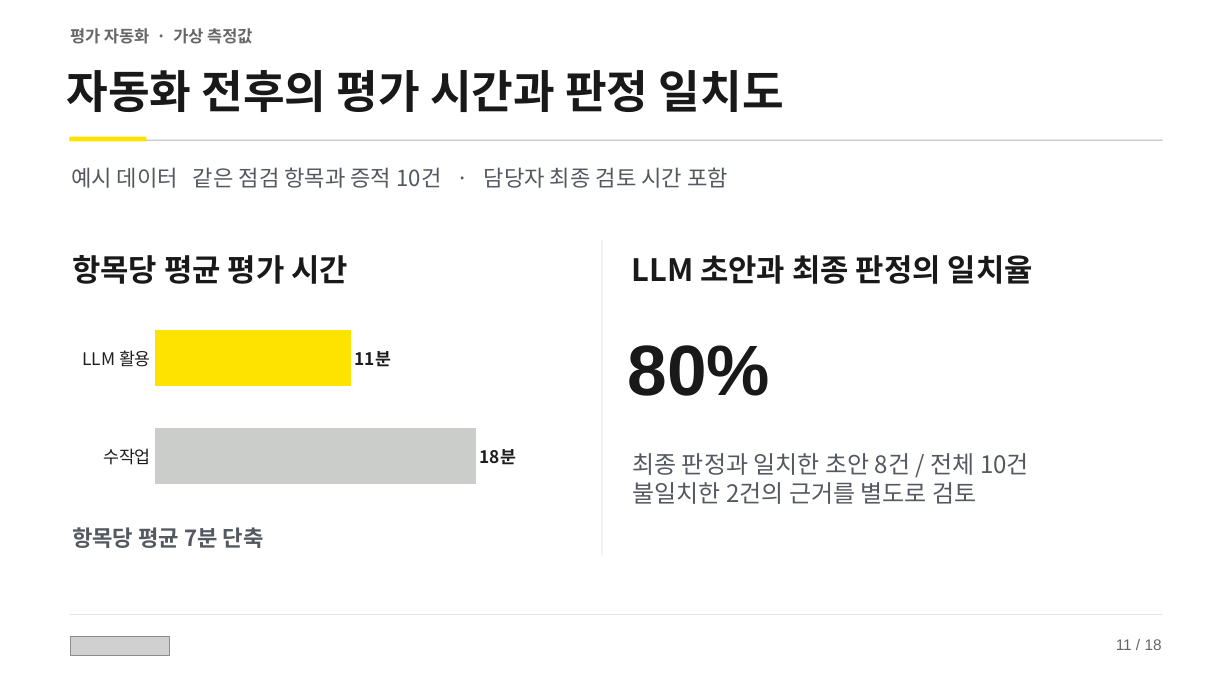
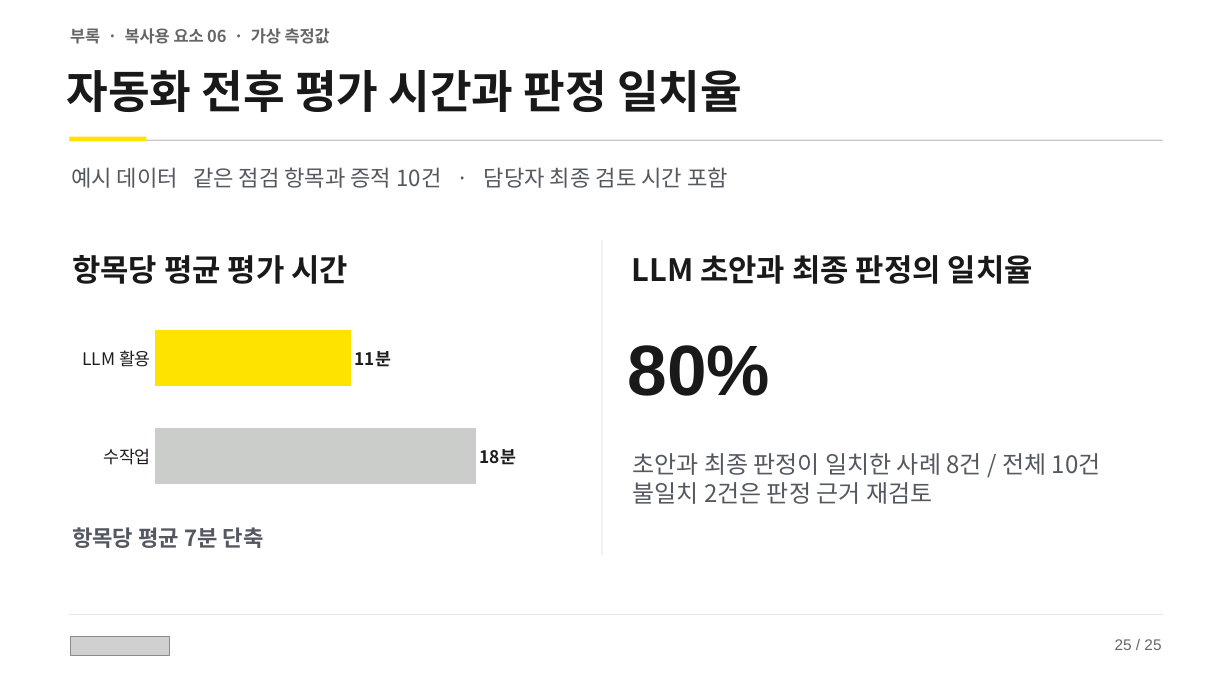
Before and after one commit to Ryuuuuu/maestro-gpui, a slide deck: slide 25 of assets/icons/kakaobank-security-onboarding.pptx (slide 11 before the commit). Drawn at 1232x693 pixels with LibreOffice and Linux fonts; fonts in the diff are those of the drawing; grey boxes stand for pictures. Boxes give left, top, right and bottom in pixels: in the first picture for what was removed or moved away, otherwise in the second. Text is boxed around its words. In the diff, an @@ line names an element or a change of style, - is before the commit and + after.

```diff
--- a/assets/icons/kakaobank-security-onboarding.pptx
+++ b/assets/icons/kakaobank-security-onboarding.pptx
@@ text at [70, 28, 330, 44]: text changed @@
-평가 자동화 · 가상 측정값
+부록 · 복사용 요소 06 · 가상 측정값
@@ text at [66, 70, 742, 112]: text changed @@
-자동화 전후의 평가 시간과 판정 일치도
+자동화 전후 평가 시간과 판정 일치율
@@ text at [632, 453, 1101, 504]: text changed @@
-최종 판정과 일치한 초안 8건 / 전체 10건
-불일치한 2건의 근거를 별도로 검토
+초안과 최종 판정이 일치한 사례 8건 / 전체 10건
+불일치 2건은 판정 근거 재검토
@@ text at [1115, 639, 1161, 650]: text changed @@
-11 / 18
+25 / 25
```
Also in this commit, not shown: 11 other slides changed, 12 slides added, 5 slides removed.
